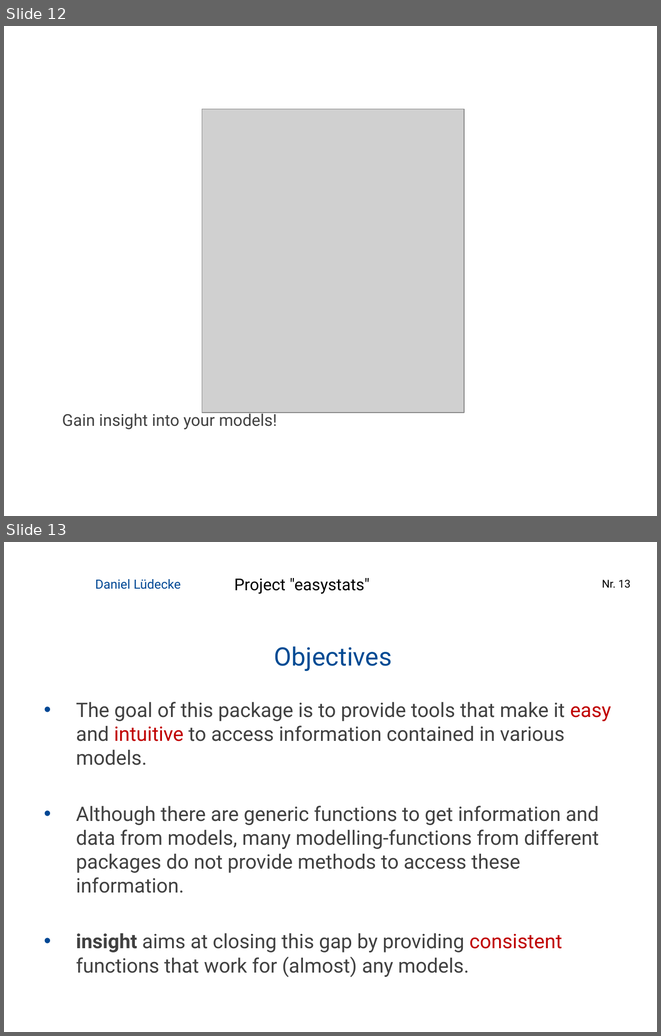
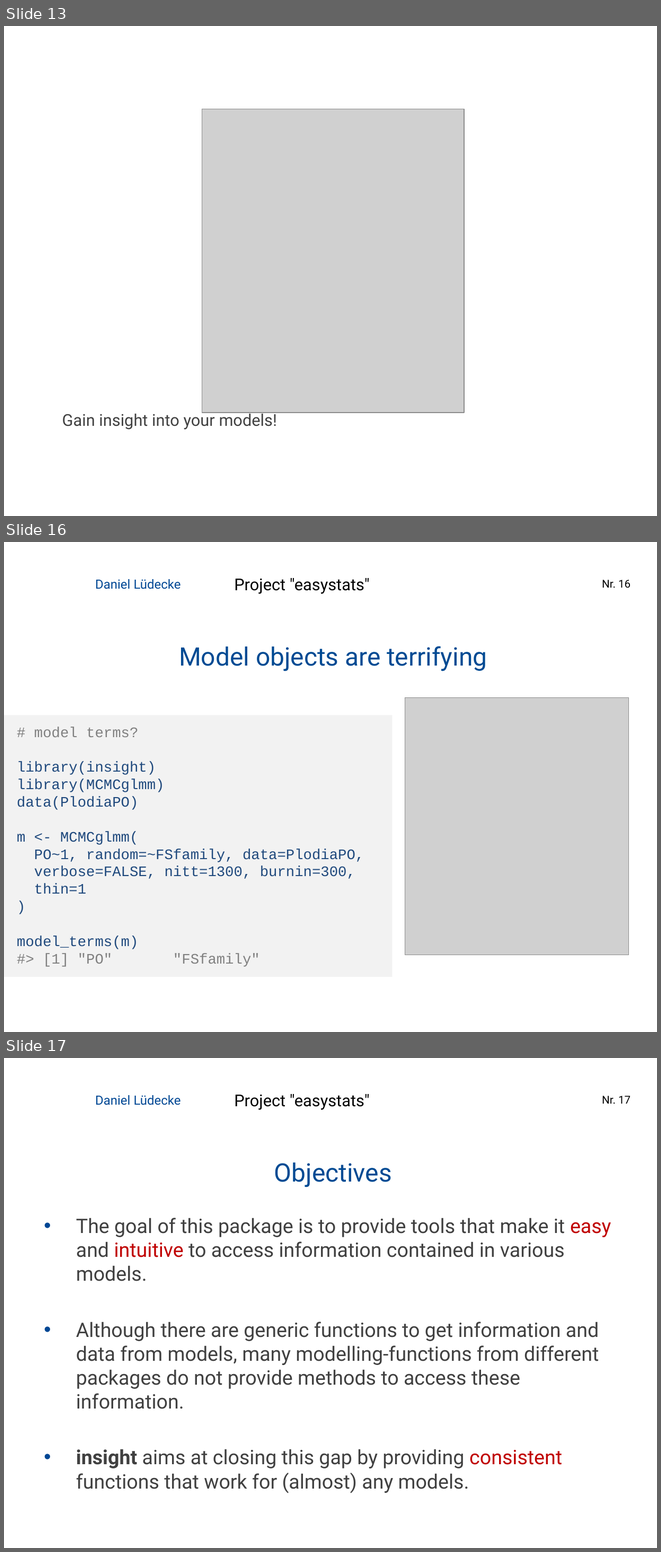
Before and after one commit to easystats/easystats, a slide deck: presentations/2019-02_Hamburg_RUG/1902 Hamburg RUG easystats.pptx. Shown one above the other, each under a label of ours: slides 12 and 13 before the commit, slides 13, 16 and 17 after it; the slides between them are not shown. The pictures are 661x1036 and 661x1552 pixels, drawn with LibreOffice and Linux fonts; fonts in the diff are those of the drawing; grey boxes stand for pictures; background and template pictures are left out. Boxes give left, top, right and bottom in pixels: in the first picture for what was removed or moved away, otherwise in the second. Text is boxed around its words. In the diff, an @@ line names an element or a change of style, - is before the commit and + after.

```diff
--- a/presentations/2019-02_Hamburg_RUG/1902 Hamburg RUG easystats.pptx
+++ b/presentations/2019-02_Hamburg_RUG/1902 Hamburg RUG easystats.pptx
@@ slide 16 added at [4,542,657,1032], background #FFFFFF @@
@@ text added at [95,579,181,589], 14 pt, text #004794 @@
+Daniel Lüdecke
@@ text added at [234,578,370,594], 18 pt, text #000000 @@
+Project "easystats"
@@ page number added at [602,580,630,588], 12 pt, text #000000 @@
+Nr. 16
@@ title added at [179,646,487,671], 28 pt, text #004A93 @@
+Model objects are terrifying
@@ picture added at [405,697,628,955] @@
@@ rectangle added at [4,715,392,977], fill #F2F2F2, 16 pt, text #1F497D @@
+# model terms?
+library(insight)
+library(MCMCglmm)
+data(PlodiaPO)
+m <- MCMCglmm(
+PO~1, random=~FSfamily, data=PlodiaPO,
+verbose=FALSE, nitt=1300, burnin=300,
+thin=1
+)
+model_terms(m)
+#> [1] "PO" "FSfamily"
@@ what was slide 12 is now slide 13 @@
@@ what was slide 13 is now slide 17 @@
@@ page number at [602,1096,630,1104]: text changed @@
-Nr. 13
+Nr. 17
```
Also in this commit, not shown: 5 slides changed, 3 other slides added, 1 other file.
